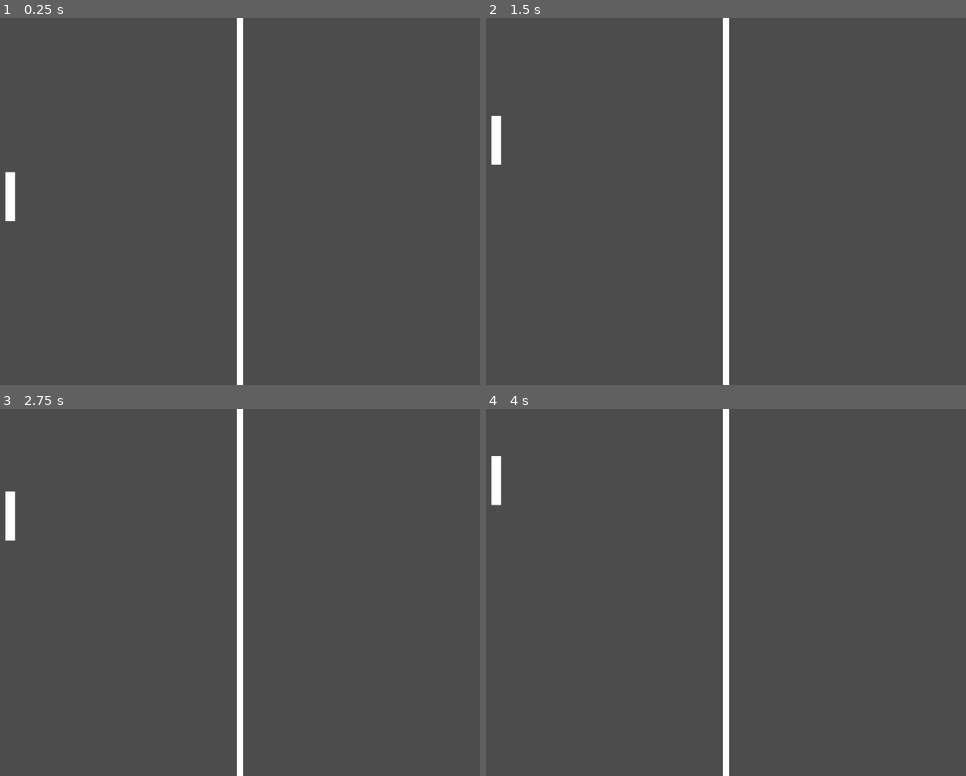
Above: before the commit, frames 1-4 (two rows, left to right).
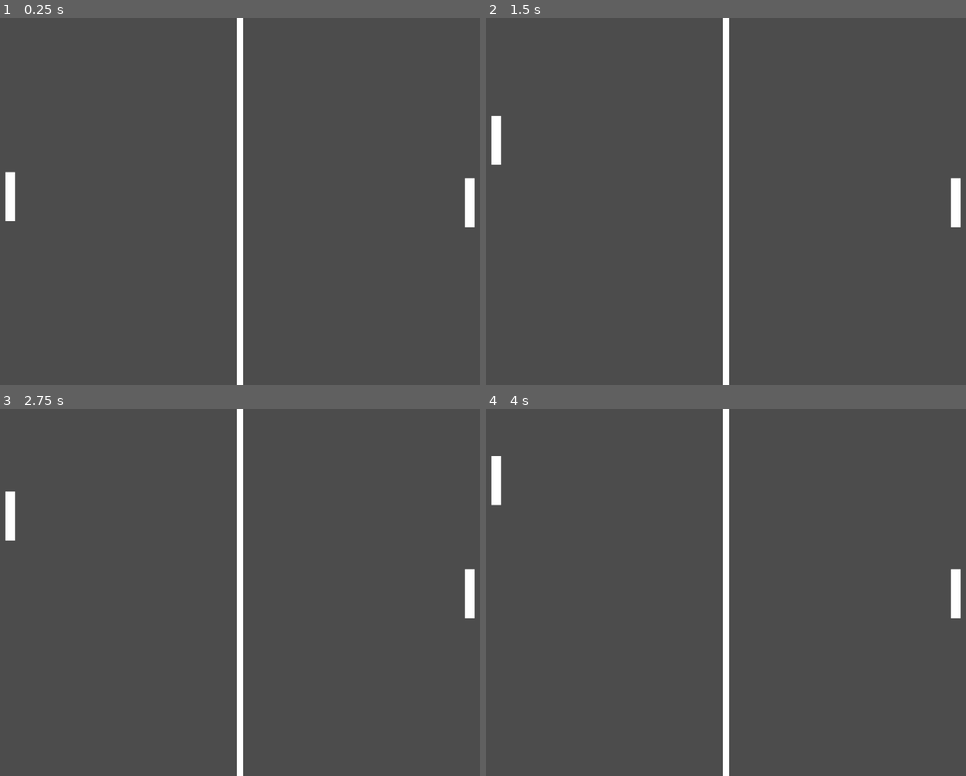
Above: after the commit, the same moments.

Repository: jlpatter/GPong
Game: Godot game, scene res://src/MainLevel.tscn
Two runs of this game, one before a commit and one after it. Both use one fixed random seed, a clock stepped at 60 frames per second and the inputs below. The project has no main scene, so this scene is started directly.
Inputs:
- Up to frame 1 (0.25 s): no input
- Up to frame 2 (1.5 s): tap Enter at 0.5 s; hold W (move_up) 0.53-1.28 s; hold S (move_down) from 1.28 s (still down)
- Up to frame 3 (2.75 s): release S (move_down) at 2.03 s; hold W (move_up) from 2.03 s (still down)
- Up to frame 4 (4 s): release W (move_up) at 3.53 s; hold S (move_down) from 3.53 s (still down)

The runs differ from the first frame. In frame 1, 0.3% of the frame differs, in the area x 96-100%, y 43-58%; in frame 2, 0.3%; in frame 3, 0.3%; in frame 4, 0.3%.

Commit message:
Added enemy and got him in the start position

Diff:
--- /dev/null
+++ b/src/Actors/Enemy.gd
@@ -0,0 +1,5 @@
+extends KinematicBody2D
+
+func _ready():
+	position.x = get_viewport_rect().size.x - get_parent().get_node("Player").position.x
+	print(position)
--- /dev/null
+++ b/src/Actors/Enemy.tscn
@@ -0,0 +1,15 @@
+[gd_scene load_steps=3 format=2]
+
+[ext_resource path="res://src/Actors/Enemy.gd" type="Script" id=1]
+
+[sub_resource type="RectangleShape2D" id=1]
+extents = Vector2( 8, 40 )
+
+[node name="Enemy" type="KinematicBody2D"]
+script = ExtResource( 1 )
+
+[node name="Polygon2D" type="Polygon2D" parent="."]
+polygon = PoolVector2Array( -8, -40, -8, 40, 8, 40, 8, -40 )
+
+[node name="CollisionShape2D" type="CollisionShape2D" parent="."]
+shape = SubResource( 1 )
--- a/src/MainLevel.tscn
+++ b/src/MainLevel.tscn
@@ -1,9 +1,13 @@
-[gd_scene load_steps=3 format=2]
+[gd_scene load_steps=4 format=2]
 
 [ext_resource path="res://src/Actors/Player.tscn" type="PackedScene" id=1]
 [ext_resource path="res://src/MidLine.gd" type="Script" id=2]
+[ext_resource path="res://src/Actors/Enemy.tscn" type="PackedScene" id=3]
 
 [node name="MainLevel" type="Node2D"]
+
+[node name="Enemy" parent="." instance=ExtResource( 3 )]
+position = Vector2( 834.803, 301.892 )
 
 [node name="Player" parent="." instance=ExtResource( 1 )]
 position = Vector2( 137, 292 )
--- a/src/MidLine.gd
+++ b/src/MidLine.gd
@@ -6,4 +6,3 @@
 	my_list.append(Vector2(get_viewport_rect().size.x / 2.0, get_viewport_rect().size.y))
 
 	points = my_list
-	print(points)
